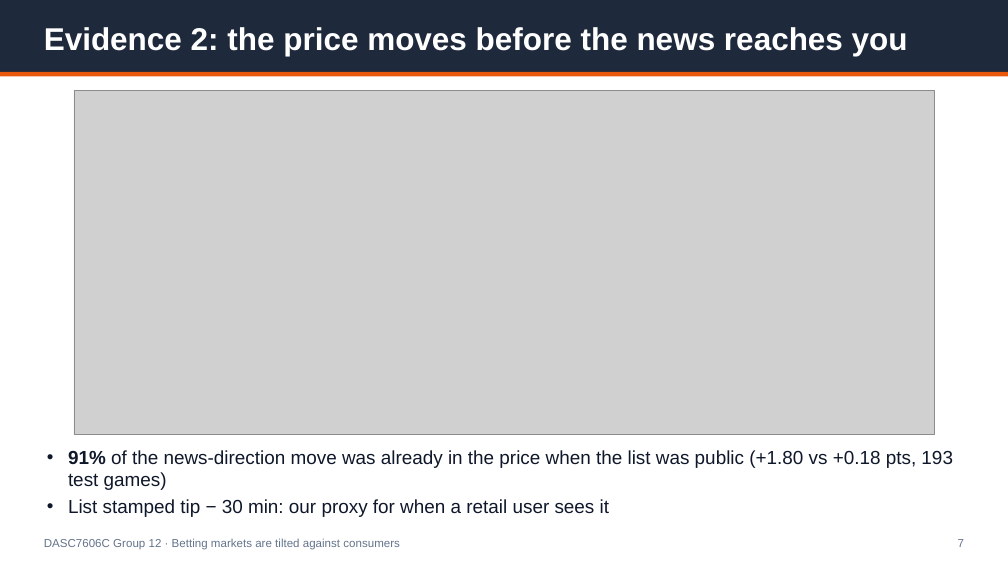
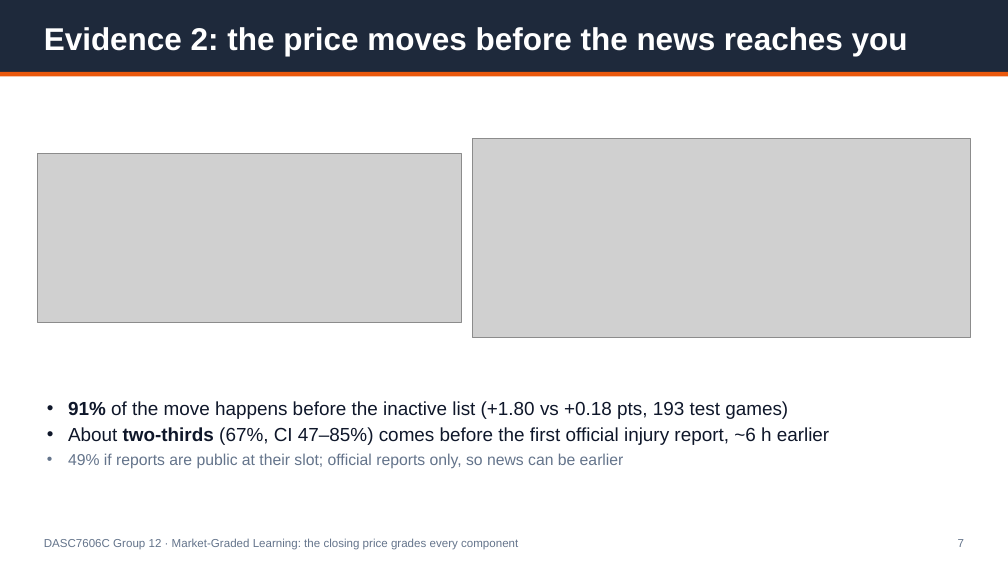
Before and after one commit to Michaelyzr/nba-agent, a slide deck: slide 7 of presentation/nba_agent_deck.pptx. Drawn at 1008x567 pixels with LibreOffice and Linux fonts; fonts in the diff are those of the drawing; grey boxes stand for pictures. Boxes give left, top, right and bottom in pixels: in the first picture for what was removed or moved away, otherwise in the second. Text is boxed around its words. In the diff, an @@ line names an element or a change of style, - is before the commit and + after.

```diff
--- a/presentation/nba_agent_deck.pptx
+++ b/presentation/nba_agent_deck.pptx
@@ picture added at (473, 138, 970, 337) @@
@@ picture: place and size @@
-picture at (74, 91, 934, 435)
+picture at (38, 154, 461, 323)
@@ text at (68, 401, 829, 469): text changed @@
-• 91% of the news-direction move was already in the price when the list was public (+1.80 vs +0.18 pts, 193 test games)
-• List stamped tip − 30 min: our proxy for when a retail user sees it
+• 91% of the move happens before the inactive list (+1.80 vs +0.18 pts, 193 test games)
+• About two-thirds (67%, CI 47–85%) comes before the first official injury report, ~6 h earlier
+• 49% if reports are public at their slot; official reports only, so news can be earlier
@@ text at (44, 538, 518, 550): text changed @@
-DASC7606C Group 12 · Betting markets are tilted against consumers
+DASC7606C Group 12 · Market-Graded Learning: the closing price grades every component
```
Also in this commit, not shown: 9 other slides changed, 5 slides added, 7 slides removed, 5 other files.
